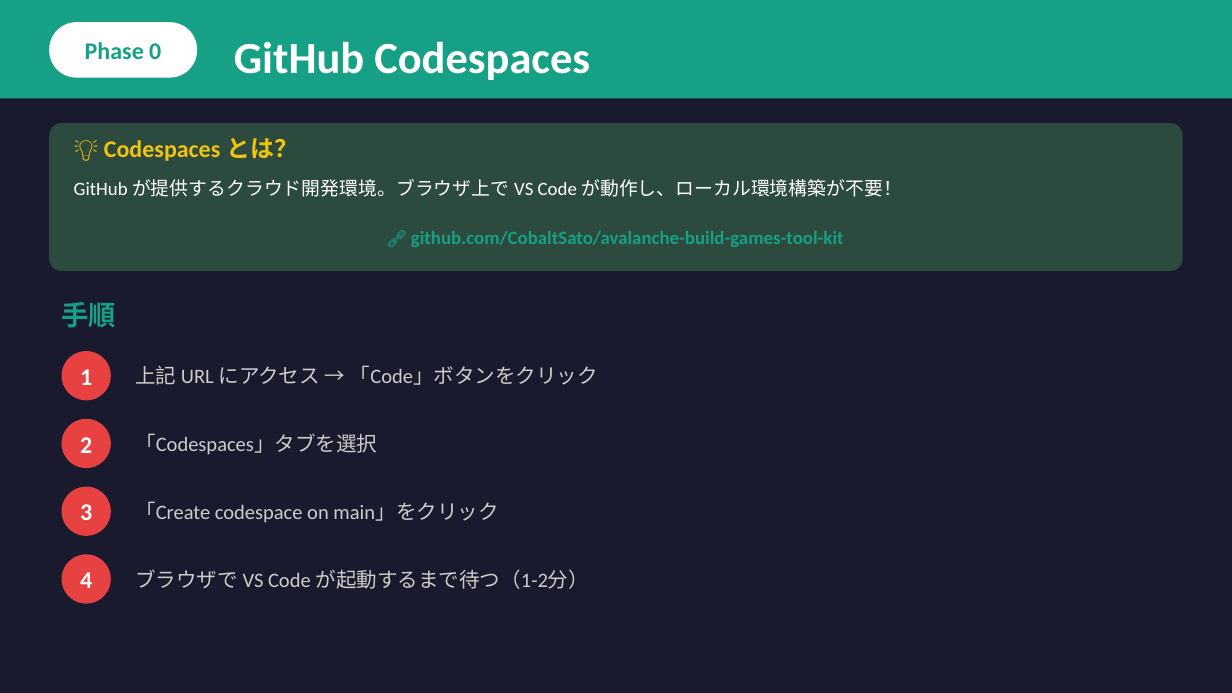
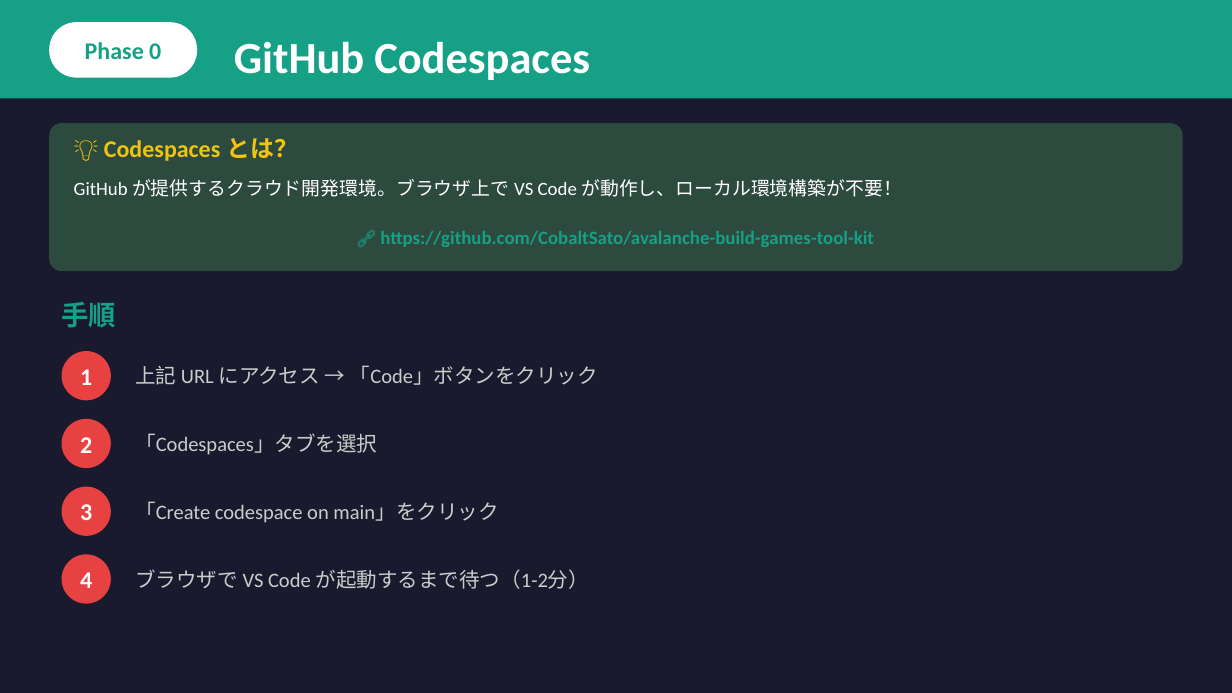
Before and after one commit to CobaltSato/avalanche-build-games-tool-kit, a slide deck: slide 5 of docs/hands-on/avalanche-ai-handson-demo.pptx. Drawn at 1232x693 pixels with LibreOffice and Linux fonts; fonts in the diff are those of the drawing. Boxes give left, top, right and bottom in pixels: in the first picture for what was removed or moved away, otherwise in the second. Text is boxed around its words. In the diff, an @@ line names an element or a change of style, - is before the commit and + after.

Commit message:
Update PowerPoint presentation for Avalanche + AI hands-on demo
- Revised the PowerPoint presentation file to incorporate the latest changes and enhancements, ensuring it aligns with the updated demo documentation.

```diff
--- a/docs/hands-on/avalanche-ai-handson-demo.pptx
+++ b/docs/hands-on/avalanche-ai-handson-demo.pptx
@@ text at (380,231,874,247): text changed @@
-🔗 github.com/CobaltSato/avalanche-build-games-tool-kit
+🔗 https://github.com/CobaltSato/avalanche-build-games-tool-kit
```
Also in this commit, not shown: 4 other slides changed.
